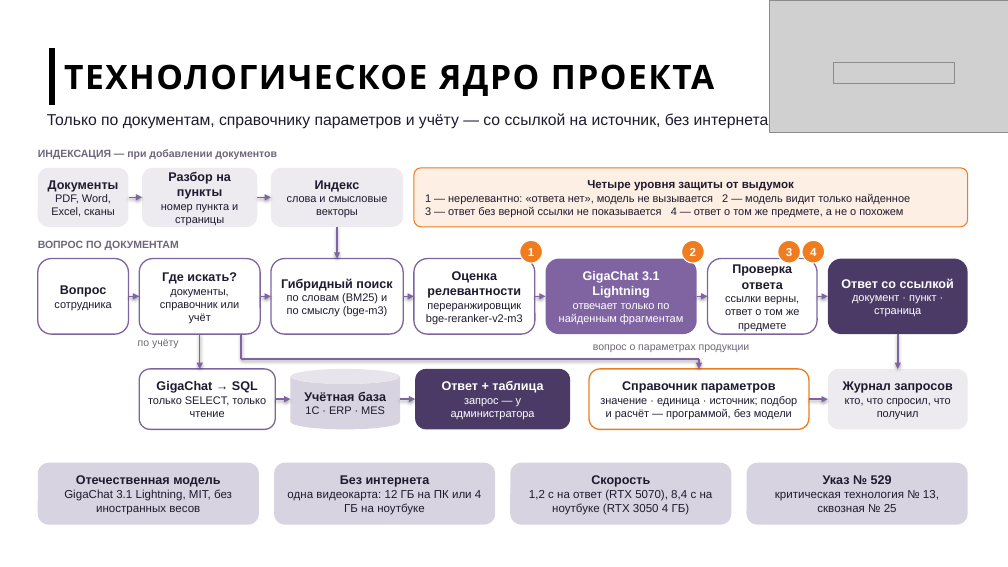
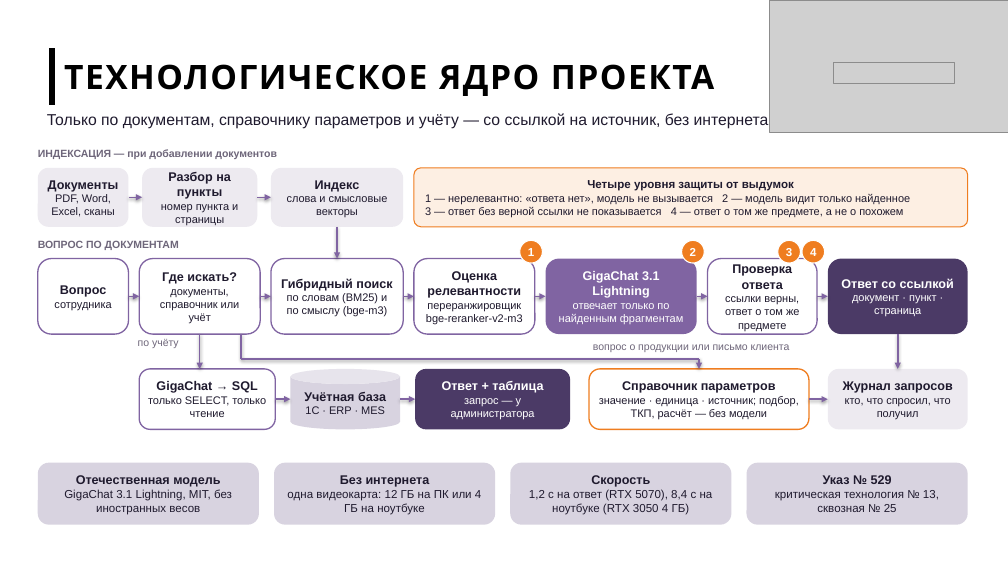
Before and after one commit to imaO0O/acselerator, a slide deck: slide 1 of docs/slides/arhitektura.pptx. Drawn at 1008x567 pixels with LibreOffice and Linux fonts; fonts in the diff are those of the drawing; grey boxes stand for pictures; background and template pictures are left out. Boxes give left, top, right and bottom in pixels: in the first picture for what was removed or moved away, otherwise in the second. Text is boxed around its words. In the diff, an @@ line names an element or a change of style, - is before the commit and + after.

Commit message:
Не поисковик: письмо клиента → черновик ТКП, вкладка «Эффект», агент учится у эксперта
- письмо клиента разбирается на позиции (вид продукции, модель, количество, требования), подбор по справочнику:
  минимально достаточная модель, альтернативы, вопросы клиенту, продукция вне справочника; ТКП в Word с таблицей
  соответствия требованиям, цены и сроки — менеджеру, утверждает сотрудник
- вкладка «Эффект»: время от вопроса до утверждённого ответа или ТКП против ручной оценки, сэкономленные часы,
  ответы клиентам на перепроверку, если их источник изменился
- эксперт выбирает верное значение из расходящихся — агент дальше отвечает им сам с пометкой «подтверждено экспертом»
- под ответом — что выдал бы обычный поиск (документы и страницы)
- эталонный прогон не видит решений эксперта с показа; check_demo --clean очищает очередь и «Эффект»
- исправлено сравнение моделей после доработки справочника; сценарий показа — одна история; кадры 14–25

```diff
--- a/docs/slides/arhitektura.pptx
+++ b/docs/slides/arhitektura.pptx
@@ text at (593, 344, 790, 352): text changed @@
-вопрос о параметрах продукции
+вопрос о продукции или письмо клиента
@@ text in rounded rectangle at (599, 396, 799, 420): text changed @@
-значение · единица · источник; подбор и расчёт — программой, без модели
+значение · единица · источник; подбор, ТКП, расчёт — без модели
```
Also in this commit, not shown: 43 other files.
